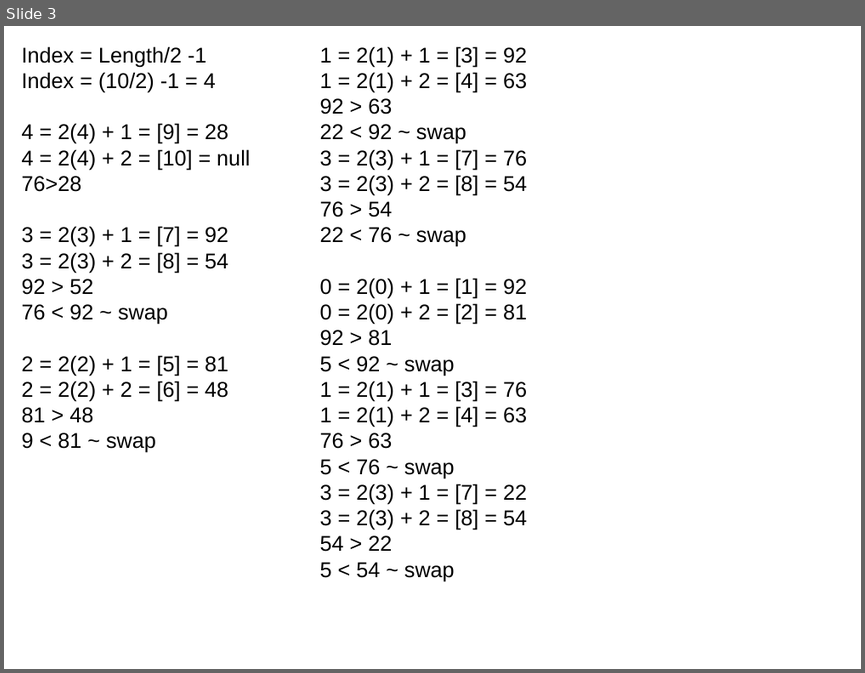
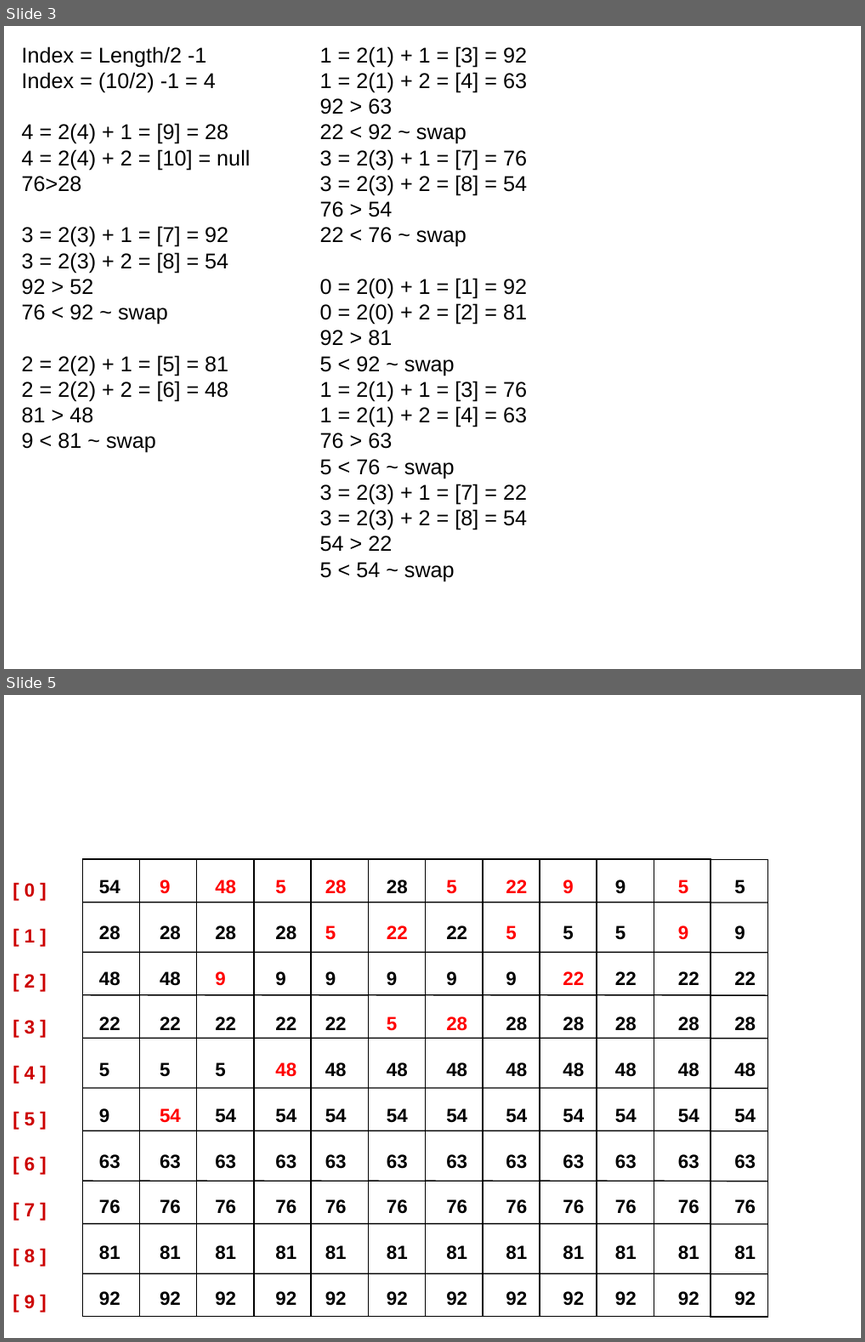
Before and after one commit to Andydgunawan05/204Labs, a slide deck: AGunawanHeapSortLab7.ppt. Shown one above the other, each under a label of ours: slide 3 before the commit, slides 3 and 5 after it; the slides between them are not shown. The pictures are 865x673 and 865x1342 pixels, drawn with LibreOffice and Linux fonts; fonts in the diff are those of the drawing. Boxes give left, top, right and bottom in pixels: in the first picture for what was removed or moved away, otherwise in the second. Text is boxed around its words. In the diff, an @@ line names an element or a change of style, - is before the commit and + after.

```diff
--- a/AGunawanHeapSortLab7.ppt
+++ b/AGunawanHeapSortLab7.ppt
@@ slide 5 added at (4,695,861,1338), background #FFFFFF @@
@@ text added at (24,883,35,1308), 16 pt, text #CC0000, bold @@
+[ 0 ]
+[ 1 ]
+[ 2 ]
+[ 3 ]
+[ 4 ]
+[ 5 ]
+[ 6 ]
+[ 7 ]
+[ 8 ]
+[ 9 ]
@@ text added at (99,879,120,1305), 16 pt, text #000000, bold @@
+54
+28
+48
+22
+5
+9
+63
+76
+81
+92
@@ text added at (160,879,181,1305), 16 pt, text #000000, bold @@
+9
+28
+48
+22
+5
+54
+63
+76
+81
+92
@@ text added at (215,879,236,1305), 16 pt, text #000000, bold @@
+48
+28
+9
+22
+5
+54
+63
+76
+81
+92
@@ text added at (275,879,296,1305), 16 pt, text #000000, bold @@
+5
+28
+9
+22
+48
+54
+63
+76
+81
+92
@@ text added at (325,879,347,1305), 16 pt, text #000000, bold @@
+28
+5
+9
+22
+48
+54
+63
+76
+81
+92
@@ text added at (386,879,408,1305), 16 pt, text #000000, bold @@
+28
+22
+9
+5
+48
+54
+63
+76
+81
+92
@@ text added at (446,879,467,1305), 16 pt, text #000000, bold @@
+5
+22
+9
+28
+48
+54
+63
+76
+81
+92
@@ text added at (506,879,527,1305), 16 pt, text #000000, bold @@
+22
+5
+9
+28
+48
+54
+63
+76
+81
+92
@@ text added at (562,879,584,1305), 16 pt, text #000000, bold @@
+9
+5
+22
+28
+48
+54
+63
+76
+81
+92
@@ text added at (615,879,636,1305), 16 pt, text #000000, bold @@
+9
+5
+22
+28
+48
+54
+63
+76
+81
+92
@@ text added at (678,879,699,1305), 16 pt, text #000000, bold @@
+5
+9
+22
+28
+48
+54
+63
+76
+81
+92
@@ text added at (734,879,755,1305), 16 pt, text #000000, bold @@
+5
+9
+22
+28
+48
+54
+63
+76
+81
+92
@@ group added at (83,860,140,1316): 9 lines, 1 rectangle @@
@@ group added at (139,860,197,1316): 9 lines, 1 rectangle @@
@@ group added at (197,860,254,1316): 9 lines, 1 rectangle @@
@@ group added at (254,860,312,1316): 9 lines, 1 rectangle @@
@@ group added at (311,860,368,1316): 9 lines, 1 rectangle @@
@@ group added at (368,860,426,1316): 9 lines, 1 rectangle @@
@@ group added at (426,860,483,1316): 9 lines, 1 rectangle @@
@@ group added at (482,860,540,1316): 9 lines, 1 rectangle @@
@@ group added at (540,860,597,1316): 9 lines, 1 rectangle @@
@@ group added at (597,860,654,1316): 9 lines, 1 rectangle @@
@@ group added at (653,860,711,1316): 9 lines, 1 rectangle @@
@@ group added at (710,860,767,1316): 9 lines, 1 rectangle @@
```
Also in this commit, not shown: 2 other slides added, 1 slide removed.
